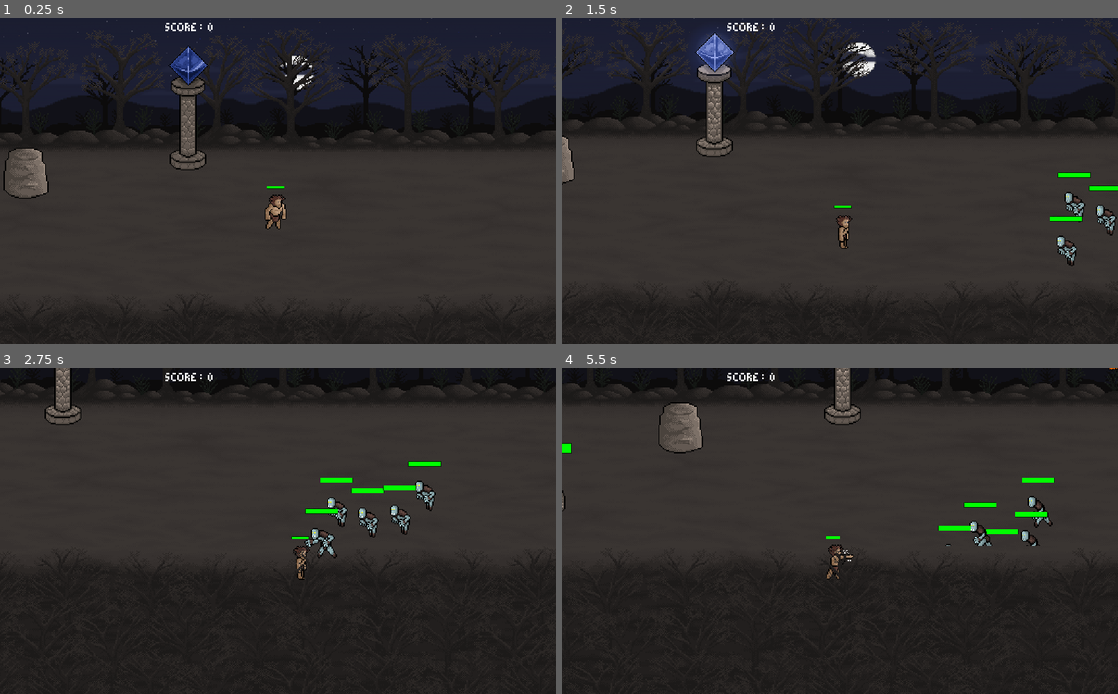
Above: before the commit, frames 1-4 (two rows, left to right).
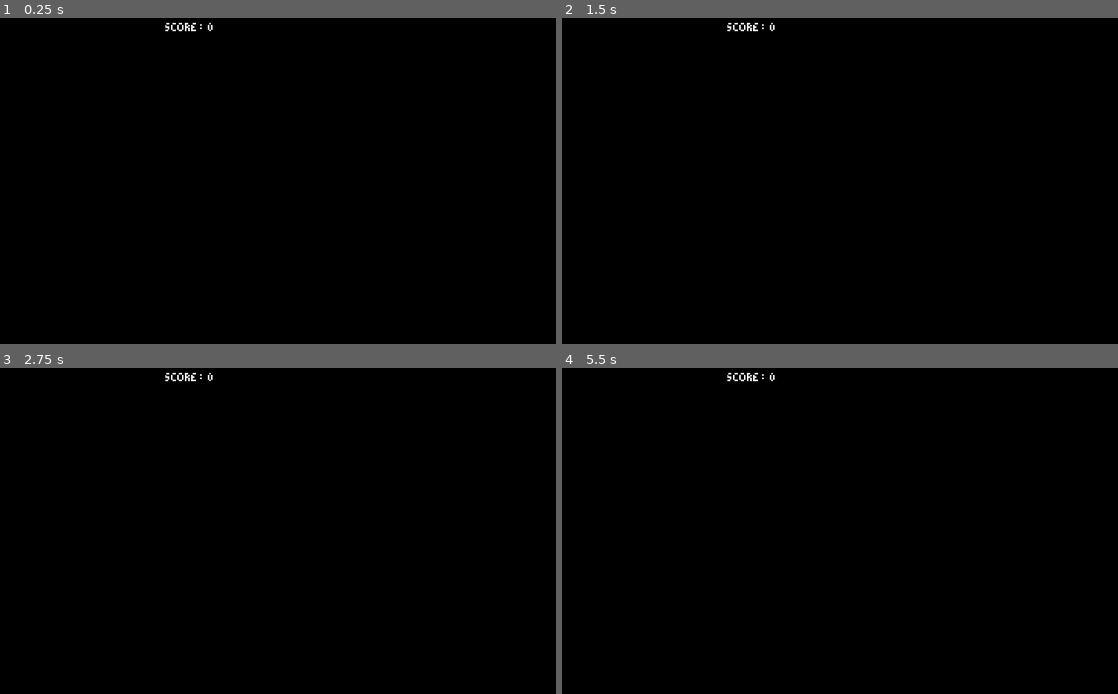
Above: after the commit, the same moments.

Repository: DigitalDenizen/FearAndLight
Game: Godot game, scene res://Main_World.tscn
The game is run twice, just before and just after one commit, with the same random seed, the same clock (stepped at 60 frames per second) and the same inputs. The engine's default icon, where the game draws it, is replaced by a stand-in: a white triangle on a blue panel in a dark square.
Inputs (mouse positions are in pixels of both pictures, inside the frame that each line leads up to):
- Up to frame 1 (0.25 s): no input
- Up to frame 2 (1.5 s): move the mouse to (751, 154) at 0.52 s; hold D (move_right) 0.53-1.28 s; click (751, 154) at 0.67 s; move the mouse to (728, 197) at 1.27 s; hold S (move_down) from 1.28 s (still down)
- Up to frame 3 (2.75 s): move the mouse to (333, 459) at 2.02 s; release S (move_down) at 2.03 s; hold D (move_right) from 2.03 s (still down)
- Up to frame 4 (5.5 s): move the mouse to (812, 596) at 2.77 s; release D (move_right) at 2.78 s; hold W (move_up) 2.78-3.53 s; click (812, 596) at 2.92 s; move the mouse to (1006, 579) at 3.52 s; hold A (move_left) 3.53-5.03 s; move the mouse to (673, 482) at 4.27 s; move the mouse to (867, 531) at 5.02 s; hold S (move_down) from 5.03 s (still down); click (867, 531) at 5.17 s

The runs differ from the first frame. In frame 1, 91% of the frame differs, in the area x 0-100%, y 0-100%; in frame 2, 91%; in frame 3, 95%; in frame 4, 95%.

Commit message:
pushing up changes to branch

Diff:
--- a/Characters/Enemies/Mob_Spawner.tscn
+++ b/Characters/Enemies/Mob_Spawner.tscn
@@ -3,7 +3,7 @@
 [ext_resource path="res://Characters/Enemies/MobSpawner.gd" type="Script" id=1]
 
 [sub_resource type="RectangleShape2D" id=1]
-extents = Vector2( 198.958, 128.661 )
+extents = Vector2( 140.37, 68.5788 )
 
 [node name="Mob_Spawn" type="Area2D"]
 script = ExtResource( 1 )
--- a/Characters/UI/HealthBar.tscn
+++ b/Characters/UI/HealthBar.tscn
@@ -46,5 +46,8 @@
 texture_over = ExtResource( 3 )
 texture_progress = ExtResource( 2 )
 tint_progress = Color( 0, 1, 0, 1 )
+__meta__ = {
+"_edit_use_anchors_": false
+}
 
 [node name="UpdateTween" type="Tween" parent="."]
--- a/Main_World.tscn
+++ b/Main_World.tscn
@@ -12,6 +12,9 @@
 [ext_resource path="res://objects/Ice_Wall_Main.tscn" type="PackedScene" id=10]
 [ext_resource path="res://scenes/Barrier_top.tscn" type="PackedScene" id=11]
 [ext_resource path="res://structures/Beacon_Pylon.tscn" type="PackedScene" id=12]
+[ext_resource path="res://Images/occl-background.png" type="Texture" id=13]
+
+[sub_resource type="CanvasItemMaterial" id=1]
 
 [node name="Main" type="Node2D"]
 
@@ -39,7 +42,8 @@
 position = Vector2( -211.826, 181.946 )
 
 [node name="Mob_Spawn" parent="." instance=ExtResource( 7 )]
-position = Vector2( 571.597, 170.707 )
+position = Vector2( 602.123, 187.549 )
+z_index = 5
 spawn_num = 5
 
 [node name="Under_Ground" parent="." instance=ExtResource( 8 )]
@@ -55,3 +59,10 @@
 [node name="Pylon" parent="." instance=ExtResource( 12 )]
 position = Vector2( 97.5266, 104.663 )
 scale = Vector2( 0.996938, 1 )
+
+[node name="Sprite" type="Sprite" parent="."]
+material = SubResource( 1 )
+position = Vector2( 440.288, 154.211 )
+scale = Vector2( 2.25358, 1.43016 )
+z_index = 15
+texture = ExtResource( 13 )
--- a/Structures/MudHut.tscn
+++ b/Structures/MudHut.tscn
@@ -6,7 +6,7 @@
 [ext_resource path="res://Images/structure-mud-hut-attacked.png" type="Texture" id=4]
 
 [sub_resource type="RectangleShape2D" id=1]
-extents = Vector2( 54.2406, 34.5476 )
+extents = Vector2( 20.4885, 8.64011 )
 
 [sub_resource type="AtlasTexture" id=2]
 atlas = ExtResource( 3 )
@@ -62,11 +62,11 @@
 
 [sub_resource type="AtlasTexture" id=15]
 atlas = ExtResource( 4 )
-region = Rect2( 114, 0, 57, 42 )
+region = Rect2( 171, 0, 57, 42 )
 
 [sub_resource type="AtlasTexture" id=16]
 atlas = ExtResource( 4 )
-region = Rect2( 171, 0, 57, 42 )
+region = Rect2( 114, 0, 57, 42 )
 
 [sub_resource type="SpriteFrames" id=17]
 animations = [ {
@@ -87,33 +87,35 @@
 }, {
 "frames": [ SubResource( 15 ) ],
 "loop": true,
-"name": "Health 50",
+"name": "Health 25",
 "speed": 5.0
 }, {
 "frames": [ SubResource( 16 ) ],
 "loop": true,
-"name": "Health 25",
+"name": "Health 50",
 "speed": 5.0
 } ]
 
 [node name="MudHut" type="StaticBody2D"]
 position = Vector2( 181.2, 127.7 )
+z_index = 10
 script = ExtResource( 1 )
 __meta__ = {
 "_edit_group_": true
 }
 
 [node name="HealthBar" parent="." instance=ExtResource( 2 )]
-margin_left = 0.568787
-margin_top = -31.8528
-margin_right = 40.5688
-margin_bottom = 8.1472
+margin_left = 6.0
+margin_top = -14.0
+margin_right = 75.0
+margin_bottom = 9.0
+rect_scale = Vector2( 0.75, 0.75 )
 
 [node name="Area2D" type="Area2D" parent="."]
 position = Vector2( 2.92603, 0.487671 )
 
 [node name="CollisionShape2D" type="CollisionShape2D" parent="Area2D"]
-position = Vector2( 25.3591, 15.1179 )
+position = Vector2( 26.2165, 21.1195 )
 shape = SubResource( 1 )
 
 [node name="AnimatedSprite" type="AnimatedSprite" parent="."]
@@ -125,5 +127,5 @@
 
 [node name="CollisionPolygon2D" type="CollisionPolygon2D" parent="."]
 visible = false
-polygon = PoolVector2Array( -3.481, -11.8544, -22.0126, -8.14809, -26.1823, 17.3329, -27.1088, 32.1582, -28.0354, 46.057, -5.79745, 48.3734, 44.7013, 49.7633, 72.4988, 48.8367, 83.1545, 45.5937, 81.3013, 20.576, 76.2051, -4.90504, 62.7696, -10.9278, 59.9899, -20.1937, 49.3342, -23.9, 37.2886, -21.1202, 38.2152, -16.024 )
+polygon = PoolVector2Array( 23.9097, 11.2524, 18.7654, 11.2524, 9.33432, 16.3966, 1.61792, 23.2556, 2.47528, 30.972, 25.6245, 30.972, 38.4851, 30.972, 47.0589, 30.972, 53.9179, 28.3999, 53.0605, 24.113, 53.0605, 16.3966, 47.9163, 12.1098, 42.772, 11.2524, 38.4851, 9.53761, 35.0556, 10.395, 28.1966, 11.2524 )
 [connection signal="body_entered" from="Area2D" to="." method="_on_Area2D_body_entered"]
--- a/Structures/MudWall.tscn
+++ b/Structures/MudWall.tscn
@@ -37,11 +37,11 @@
 
 [sub_resource type="AtlasTexture" id=9]
 atlas = ExtResource( 1 )
-region = Rect2( 86, 0, 43, 49 )
+region = Rect2( 129, 0, 43, 49 )
 
 [sub_resource type="AtlasTexture" id=10]
 atlas = ExtResource( 1 )
-region = Rect2( 129, 0, 43, 49 )
+region = Rect2( 86, 0, 43, 49 )
 
 [sub_resource type="SpriteFrames" id=11]
 animations = [ {
@@ -62,12 +62,12 @@
 }, {
 "frames": [ SubResource( 9 ) ],
 "loop": true,
-"name": "Health 50",
+"name": "Health 25",
 "speed": 5.0
 }, {
 "frames": [ SubResource( 10 ) ],
 "loop": true,
-"name": "Health 25",
+"name": "Health 50",
 "speed": 5.0
 } ]
 
Binary file added: Images/occl-background.png
Not shown, changed: Images/occl-background.png.import
Not shown: 1 places in Main_World.tscn that only renumber resources
Not shown, changed: scenes/global/scene-layer-main-clouds.png.import
Not shown, changed: scenes/global/scene-layer-main-dark-trees.png.import
Not shown, changed: scenes/global/scene-layer-main-hills.png.import
Not shown, changed: scenes/global/scene-layer-main-sky.png.import
Not shown, changed: scenes/global/scene-layer-main-stars.png.import
Not shown, changed: scenes/global/scene-layer-moon.png.import
Not shown, changed: scenes/ice-wall/ice-wall-below/scene-layer-ice-wall-below-all.png.import
Not shown, changed: scenes/ice-wall/ice-wall-below/scene-layer-ice-wall-below-ground.png.import
Not shown, changed: scenes/ice-wall/ice-wall-below/scene-layer-ice-wall-below-trees-back.png.import
(and 20 more such lines)
